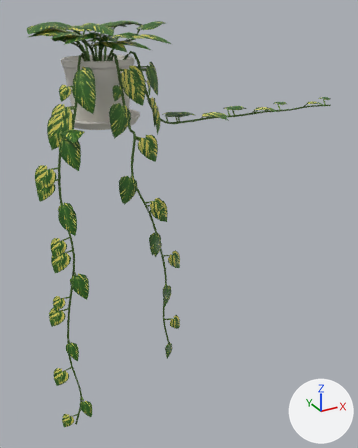
An edit to the glTF model assets/models/env/second_ai/prop_pothos.glb, drawn before and after from the same camera.
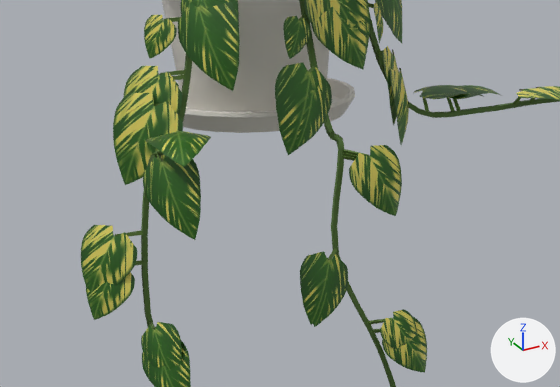
There are two pictures of each version: one whole from a camera (50 mm lens) standing at (-0.317, -0.871, 0.196) and looking at (0.152, -0.019, -0.23), one close up on the part from 1% to 61% of the width and 18% to 51% of the height. The axes (+X, +Y, +Z) are drawn at lower right. The lights are the same throughout. The last two pictures show the newer version. Where no turn or scale is listed for an object, it has been applied to the vertices. Vertices at exactly the same position are counted once.

Objects in the first close-up: 'pothos_leaf_S1', 'pothos_leaf_S2', 'pothos_leaf_S3', 'pothos_leaf_S4', 'pothos_pot', 'pothos_soil_stem_S3', 'pothos_soil_stem_S4' and 2 more.
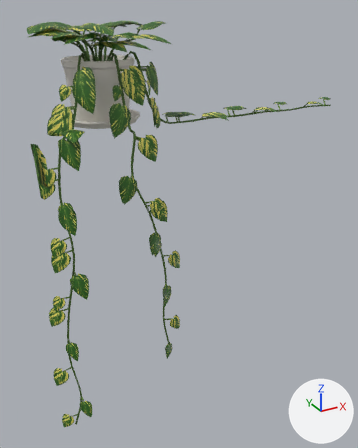
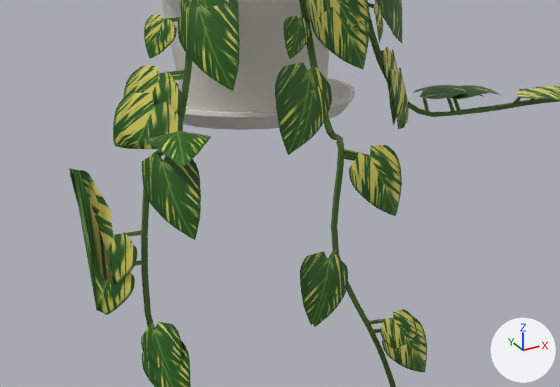
Boxes (x1, y1, x2, y2) around the edits, measured in the close-ups (560 x 387 px; the box of a moved part takes in the faces that stretch with it):
'pothos_leaf_S4', reshaped: before (81, 0, 560, 387); after (69, 0, 560, 387)
'pothos_leaf_S3', reshaped: before (86, 0, 560, 370); after (72, 0, 560, 370)
'pothos_pot', reshaped: before (162, 0, 355, 133); after (162, 0, 355, 130)
part 1 of me_pothos_pot, moved or reshaped: before (183, 98, 354, 133); after (183, 98, 353, 130)
part 2 of me_pothos_leaf_s3, moved or reshaped: before (86, 282, 107, 320); after (72, 170, 108, 310)
part 3 of me_pothos_leaf_s4, moved or reshaped: before (81, 123, 301, 293); after (69, 123, 301, 285)
part 4 of me_pothos_leaf_s4, moved or reshaped: before (397, 103, 409, 145); after (397, 103, 409, 129)

The change, as a list of edits to the scene's bpy script:
```text
Change me_pothos_pot:
    used by ob_pothos_pot; location = (0.0, 0.0, 0.0)
    remove me_pothos_pot.from_pydata(...)  # 363 vertices, 720 faces; spans x -0.071..0.071, y -0.071..0.071, z 0.0..0.113
    add me_pothos_pot.from_pydata(...)  # 363 vertices, 720 faces; spans x -0.071..0.071, y -0.071..0.071, z 0.002..0.113
    me_pothos_pot part 1: all 25 vertices in x -0.063..0.063, y -0.063..0.063, z 0.0 are moved by (0.0, 0.0, 0.002)
Change me_pothos_leaf_s3:
    where me_pothos_leaf_s3.from_pydata(...)  # 540 vertices, 660 faces; spans x -0.155..0.3, y -0.162..0.107, z -0.29..0.171
    used by ob_pothos_leaf_s3; location = (0.0, 0.0, 0.0)
    me_pothos_leaf_s3 part 2
    me_pothos_leaf_s3.vertices[452].co: (-0.147, -0.104, -0.053) -> (-0.147, -0.104, 0.002)
    me_pothos_leaf_s3.vertices[455].co: (-0.152, -0.102, -0.059) -> (-0.152, -0.102, 0.002)  # not seen -> pixel (75, 167)
    me_pothos_leaf_s3.vertices[458].co: (-0.154, -0.102, -0.066) -> (-0.154, -0.102, 0.002)  # pixel (84, 276) -> pixel (71, 168)
    me_pothos_leaf_s3.vertices[461].co: (-0.155, -0.103, -0.074) -> (-0.155, -0.103, 0.002)  # pixel (84, 290) -> pixel (70, 168)
    me_pothos_leaf_s3.vertices[464].co: (-0.154, -0.104, -0.083) -> (-0.154, -0.104, 0.002)  # pixel (88, 304) -> pixel (71, 169)
    me_pothos_leaf_s3.vertices[467].co: (-0.152, -0.107, -0.093) -> (-0.152, -0.107, 0.002)  # pixel (94, 320) -> pixel (76, 169)
Change me_pothos_leaf_s4:
    where me_pothos_leaf_s4.from_pydata(...)  # 828 vertices, 1012 faces; spans x -0.17..0.501, y -0.172..0.159, z -0.547..0.172
    used by ob_pothos_leaf_s4; location = (0.0, 0.0, 0.0)
    me_pothos_leaf_s4 part 3: all 16 vertices in x -0.155..-0.008, y -0.109..-0.061, z -0.079..0.001 are scaled about their middle by (1, 1, 0), then moved by (0.0, 0.0, 0.041)
    me_pothos_leaf_s4 part 4
    me_pothos_leaf_s4.vertices[301].co: (0.077, -0.086, 0.001) -> (0.077, -0.086, 0.002)  # pixel (407, 122) -> pixel (407, 121)
    me_pothos_leaf_s4.vertices[303].co: (0.067, -0.101, -0.001) -> (0.067, -0.101, 0.002)  # pixel (404, 131) -> pixel (404, 127)
    me_pothos_leaf_s4.vertices[304].co: (0.071, -0.093, -0.005) -> (0.071, -0.093, 0.002)  # pixel (404, 135) -> pixel (404, 124)
    me_pothos_leaf_s4.vertices[305].co: (0.063, -0.103, -0.01) -> (0.063, -0.103, 0.002)  # pixel (401, 146) -> pixel (400, 128)
```
